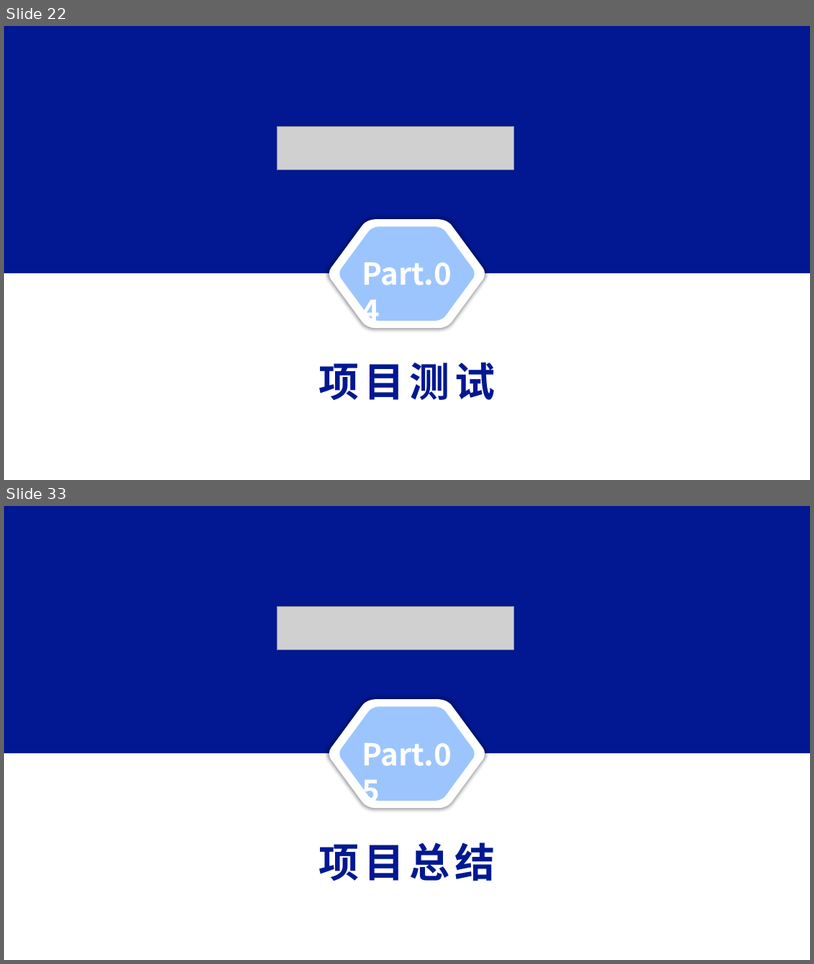
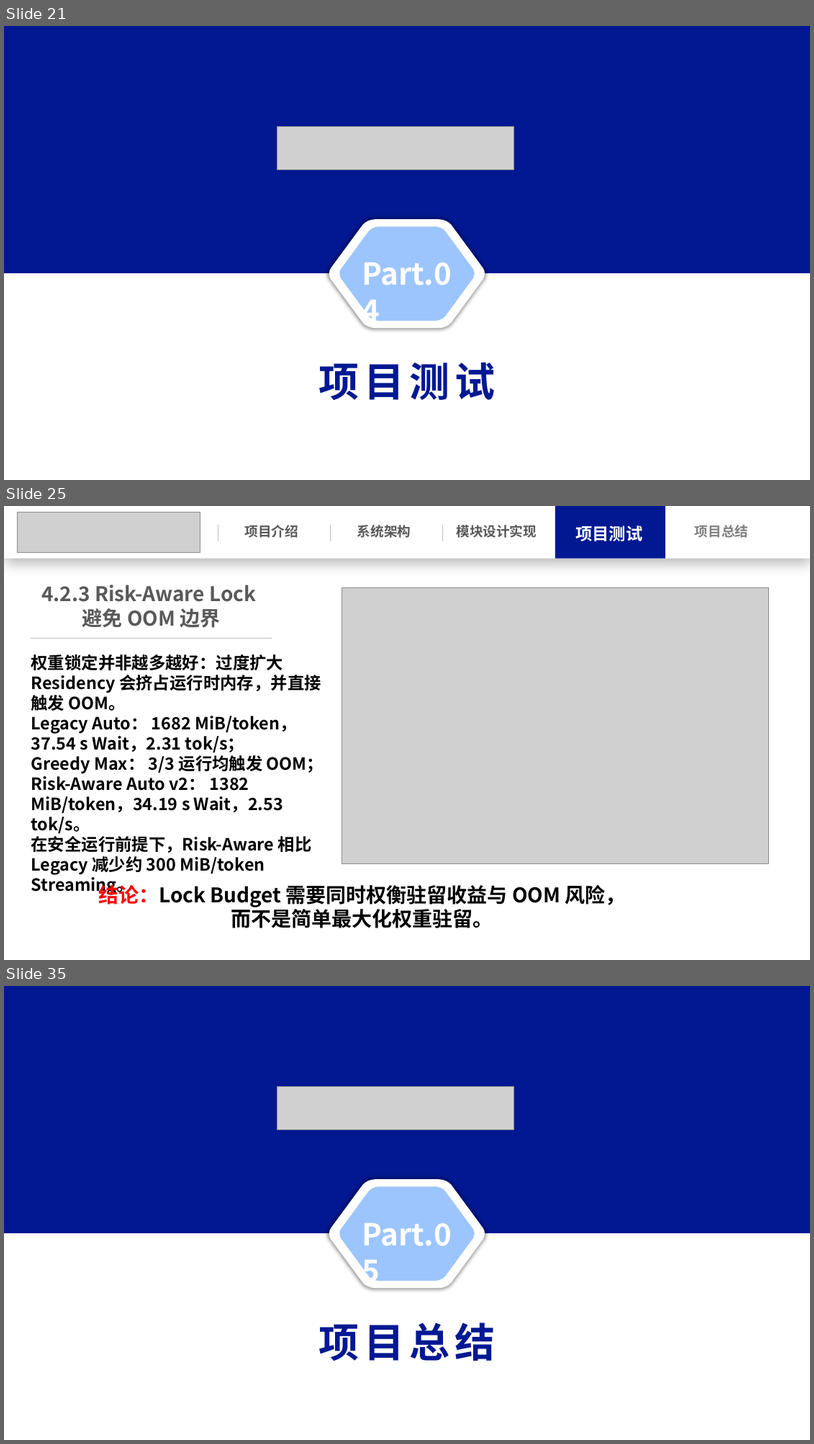
Before and after one commit to Leslie-1341/llama.cpp, a slide deck: docs/操作系统功能赛.pptx. Shown one above the other, each under a label of ours: slides 22 and 33 before the commit, slides 21, 25 and 35 after it; the slides between them are not shown. The pictures are 814x964 and 814x1444 pixels, drawn with LibreOffice and Linux fonts; fonts in the diff are those of the drawing; grey boxes stand for pictures. Boxes give left, top, right and bottom in pixels: in the first picture for what was removed or moved away, otherwise in the second. Text is boxed around its words. In the diff, an @@ line names an element or a change of style, - is before the commit and + after.

```diff
--- a/docs/操作系统功能赛.pptx
+++ b/docs/操作系统功能赛.pptx
@@ slide 25 added at (x1=4, y1=506, x2=810, y2=960), background #FFFFFF @@
@@ rectangle added at (x1=4, y1=506, x2=810, y2=559), fill #FFFFFF @@
@@ picture added at (x1=17, y1=512, x2=200, y2=553) @@
@@ line added from (218, 525) to (218, 541), #BFBFBF 0.5 pt @@
@@ text added at (x1=245, y1=525, x2=298, y2=538), 16 pt, text #595959, bold @@
+项目介绍
@@ line added from (331, 525) to (331, 541), #BFBFBF 0.5 pt @@
@@ text added at (x1=358, y1=525, x2=411, y2=538), 16 pt, text #595959, bold @@
+系统架构
@@ line added from (443, 525) to (443, 541), #BFBFBF 0.5 pt @@
@@ text added at (x1=457, y1=525, x2=538, y2=538), 16 pt, text #595959, bold @@
+模块设计实现
@@ rectangle added at (x1=556, y1=506, x2=666, y2=559), fill #011892 @@
@@ text added at (x1=576, y1=525, x2=643, y2=541), 20 pt, text #FFFFFF, bold @@
+项目测试
@@ text added at (x1=695, y1=525, x2=748, y2=538), 16 pt, text #808080, bold @@
+项目总结
@@ text added at (x1=41, y1=584, x2=256, y2=628), 24 pt, text #595959, bold @@
+4.2.3 Risk-Aware Lock
+避免 OOM 边界
@@ picture added at (x1=342, y1=587, x2=769, y2=864) @@
@@ line added from (31, 638) to (272, 638), #BFBFBF 0.5 pt @@
@@ text added at (x1=31, y1=654, x2=324, y2=872), 20 pt, text #000000, bold @@
+权重锁定并非越多越好：过度扩大 Residency 会挤占运行时内存，并直接触发 OOM。
+Legacy Auto： 1682 MiB/token，37.54 s Wait，2.31 tok/s；
+Greedy Max： 3/3 运行均触发 OOM；
+Risk-Aware Auto v2： 1382 MiB/token，34.19 s Wait，2.53 tok/s。
+在安全运行前提下，Risk-Aware 相比 Legacy 减少约 300 MiB/token Streaming。
@@ text added at (x1=98, y1=882, x2=626, y2=928), 24 pt, text #000000, bold @@
+结论：Lock Budget 需要同时权衡驻留收益与 OOM 风险，
+而不是简单最大化权重驻留。
@@ what was slide 22 is now slide 21 @@
@@ what was slide 33 is now slide 35 @@
```
Also in this commit, not shown: 23 slides changed, 6 other slides added, 5 slides removed, 30 other files.
